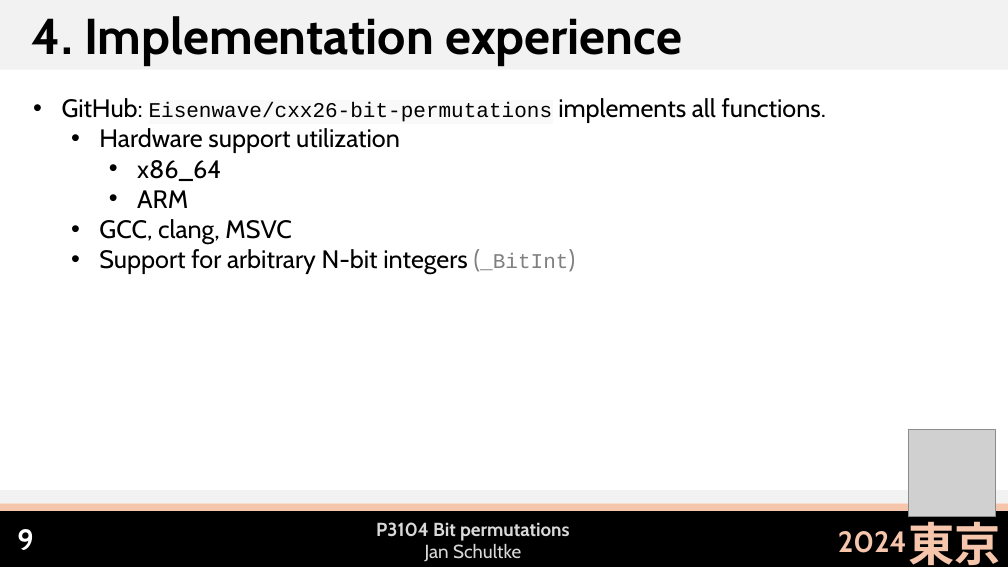
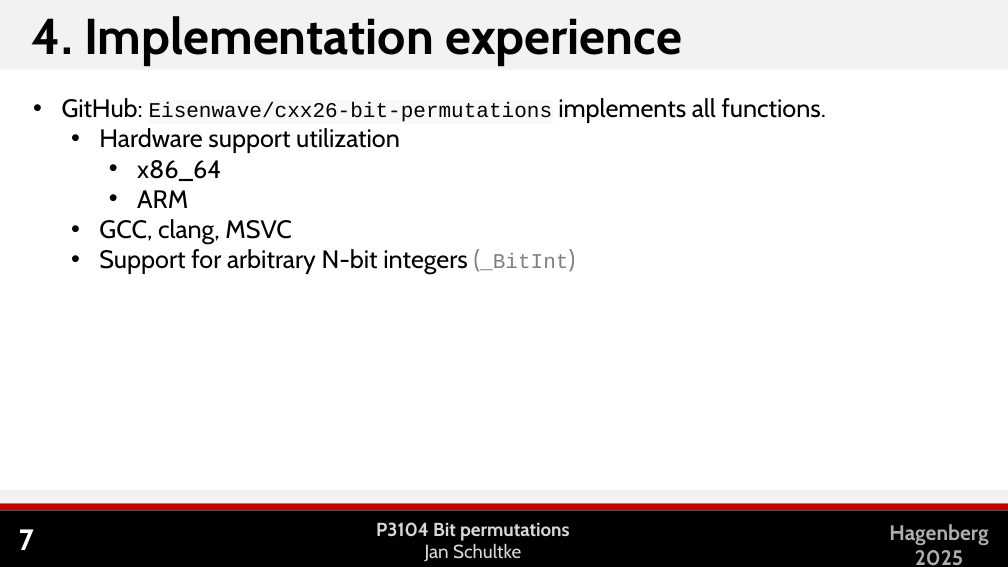
Before and after one commit to Eisenwave/cpp-proposals, a slide deck: slide 8 of slides/p3104-slides.pptx (slide 10 before the commit). Drawn at 1008x567 pixels with LibreOffice and Linux fonts; fonts in the diff are those of the drawing; grey boxes stand for pictures. Boxes give left, top, right and bottom in pixels: in the first picture for what was removed or moved away, otherwise in the second. Text is boxed around its words. In the diff, an @@ line names an element or a change of style, - is before the commit and + after.

```diff
--- a/slides/p3104-slides.pptx
+++ b/slides/p3104-slides.pptx
@@ picture removed at [909, 430, 996, 516] @@
@@ rectangle at [0, 504, 1008, 510]: fill #F6C6AC to #C00000 @@
@@ page number at [19, 529, 34, 550]: text changed @@
-9
+7
@@ text removed at [838, 531, 907, 553] @@
-2024
@@ text added at [889, 524, 988, 566], 20 pt, text #AEAEAE, bold @@
+Hagenberg
+2025
@@ text removed at [908, 514, 1000, 565] @@
-東京
```
Also in this commit, not shown: 8 other slides changed, 2 slides removed, 1 other file.
